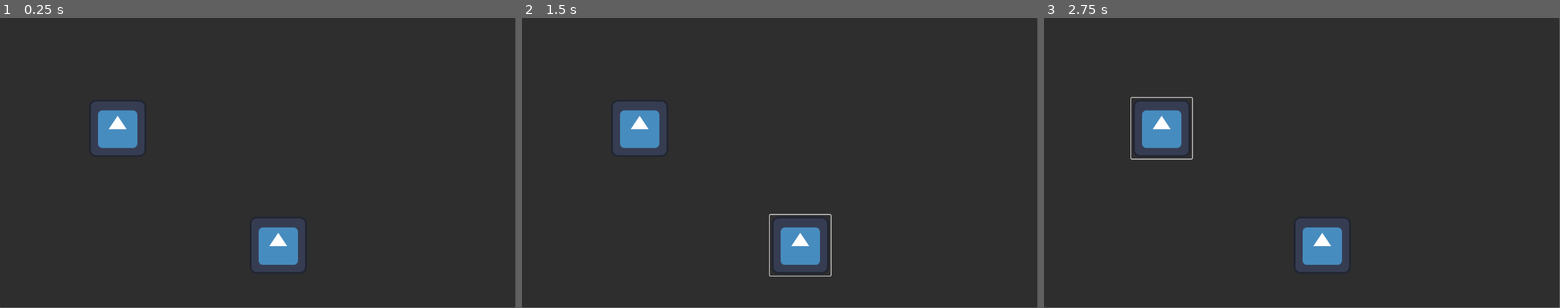
Above: before the commit, frames 1-3 (left to right).
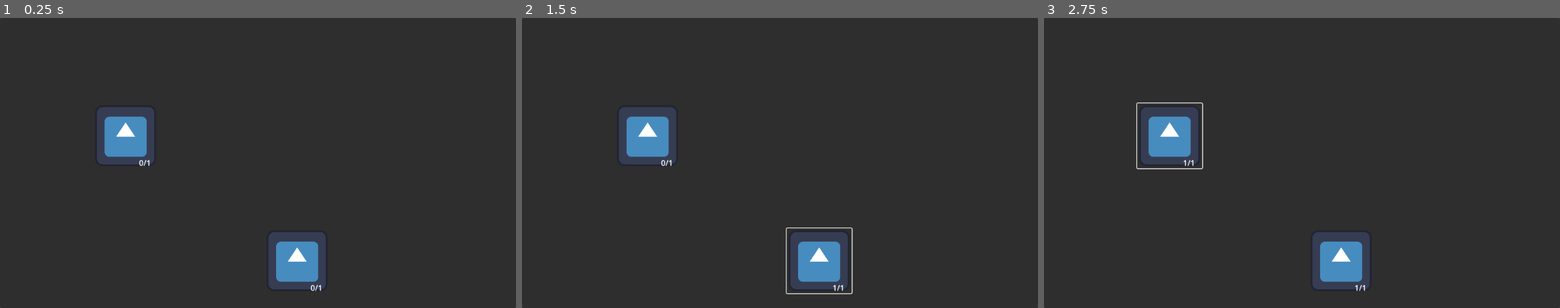
Above: after the commit, the same moments.

Repository: JasonHend/Godot-Skill-Tree
Game: Godot game, scene res://skill_tree.tscn
Same seed, same stepped clock (60 frames per second), same inputs: the game is played once before the commit and once after it. The project has no main scene, so this scene is started directly. The engine's default icon, where the game draws it, is replaced by a stand-in: a white triangle on a blue panel in a dark square.
Inputs (mouse positions are in pixels of both pictures, inside the frame that each line leads up to):
- Up to frame 1 (0.25 s): no input
- Up to frame 2 (1.5 s): click (800, 244) at 0.52 s; click (821, 261) at 1.25 s, where only the run after the commit has a clickable "1/1"
- Up to frame 3 (2.75 s): click (1167, 136) at 2 s, where only the run after the commit has a clickable "0/1"
The window is 799x449 before the commit and 800x450 after it. Grey fills any space a smaller window leaves; there, only what the larger window draws over its background counts as a difference.

The runs differ from the first frame. In frame 1, 4.6% of the frame differs, in the area x 0-100%, y 0-100%; in frame 2, 4.9%; in frame 3, 4.9%.

Commit message:
Finished functionality for saving

Diff:
--- a/skill-tree/project.godot
+++ b/skill-tree/project.godot
@@ -14,6 +14,14 @@
 config/features=PackedStringArray("4.3", "Forward Plus")
 config/icon="res://icon.svg"
 
+[display]
+
+window/size/viewport_width=1080
+window/size/viewport_height=608
+window/size/mode=2
+window/stretch/mode="viewport"
+window/stretch/aspect="expand"
+
 [global_group]
 
 TreeNodes=""
--- a/skill-tree/skill_node.gd
+++ b/skill-tree/skill_node.gd
@@ -5,13 +5,20 @@
 @export var price: int = 0
 @export var times_purchasable: int = 1
 @export var purchasable: bool = false
-@export var skill_refernce: String = "FillIn"
+@export var skill_reference: String = "FillIn"
 
-# Private variables for purchasing nodes
-var _purchased: bool = false
+# Variables for purchasing nodes
+var purchased: bool = false
+var times_purchased: int = 0
 
 # Reference to the tree base
 @onready var _tree_base: Control = get_node("/root/TreeNode")
+
+# Reference to the display text
+@onready var purchase_label: Label = get_node("Label")
+
+func _ready() -> void:
+	purchase_label.text = str(times_purchased) + "/" + str(times_purchasable)
 
 # Makes the children of the current node purchasable
 func make_children_purchasable() -> void:
@@ -19,30 +26,37 @@
 	for _child in _children:
 		if _child is TreeNode:
 			_child.purchasable = true
-			print_debug(_child.purchasable)
 
 # Handles behavior when the node is pressed
 func _on_pressed() -> void:
 	var payment = 10
-	if purchasable and !_purchased and price < payment:
-		if times_purchasable > 1:
-			times_purchasable -= 1
+	if purchasable and !purchased and price < payment:
+		times_purchased += 1
+		if times_purchased < times_purchasable:
+			_tree_base.handle_node_purchase(skill_reference)
+			purchase_label.text = str(times_purchased) + "/" + str(times_purchasable)
 		else:
 			purchasable = false
-			_purchased = true
-			_tree_base.handle_node_purchase(skill_refernce)
+			purchased = true
+			_tree_base.handle_node_purchase(skill_reference)
+			purchase_label.text = str(times_purchased) + "/" + str(times_purchasable)
 			make_children_purchasable()
 
 func save() -> Dictionary:
 	var save_dict = {
-		"filename" : get_scene_file_path(),
-		"parent" : get_parent().get_path(),
-		"pos_x" : position.x,
-		"pos_y" : position.y,
+		"name" : self.name,
 		"price" : price,
 		"times_purchasable" : times_purchasable,
+		"times_purchased" : times_purchased,
 		"purchasable" : purchasable,
-		"skill_refernce" : skill_refernce,
-		"purchased" : _purchased
+		"purchased" : purchased
 	}
 	return save_dict
+
+func load_data(node_data) -> void:
+	self.price = node_data["price"]
+	self.times_purchasable = node_data["times_purchasable"]
+	self.times_purchased = node_data["times_purchased"]
+	self.purchasable = node_data["purchasable"]
+	self.purchased = node_data["purchased"]
+	purchase_label.text = str(times_purchased) + "/" + str(times_purchasable)
--- a/skill-tree/skill_node.tscn
+++ b/skill-tree/skill_node.tscn
@@ -11,4 +11,16 @@
 clip_text = true
 script = ExtResource("2_ugitj")
 
+[node name="Label" type="Label" parent="."]
+layout_mode = 1
+anchors_preset = 3
+anchor_left = 1.0
+anchor_top = 1.0
+anchor_right = 1.0
+anchor_bottom = 1.0
+offset_left = -40.0
+offset_top = -23.0
+grow_horizontal = 0
+grow_vertical = 0
+
 [connection signal="pressed" from="." to="." method="_on_pressed"]
--- a/skill-tree/skill_tree.gd
+++ b/skill-tree/skill_tree.gd
@@ -2,14 +2,28 @@
 
 # Public variables to define how currency is managed and root of tree for saving purposes
 @export var currency: int = 0
-@onready var tree_root: Button = get_node("Panel/Skill Node")
+@onready var tree_root: TreeNode = get_node("Panel/Skill Node")
 
 # Path to save data
 const SAVE_PATH := "user://skilltree.save"
 
+# Private array for dynamic saving and loading of tree
+var _all_nodes: Array
+
 # Load the saved tree on ready
 func _ready() -> void:
+	_get_nodes(tree_root)
 	load_tree()
+
+# Populate all nodes array
+func _get_nodes(start_node: TreeNode) -> void:
+	_all_nodes.append(start_node)
+
+	# Get child nodes and call down to leafs
+	var child_nodes = start_node.get_children()
+	for child in child_nodes:
+		if child is TreeNode:
+			_get_nodes(child)
 
 # Main overload for handling the purchase of nodes
 func handle_node_purchase(skill_reference: String) -> void:
@@ -18,9 +32,6 @@
 			_test_skill_unlocked()
 		_:
 			print_debug("No function assigned with purchased node")
-
-	# Save once a purchase has been made
-	save_tree()
 
 #region Skill Functions
 # INFO Each function in this region is meant to be passed in to handle_node_purchase
@@ -31,41 +42,37 @@
 
 #region Save Logic
 # INFO Functions for saving and loading each nodes state
+# Override default quit behavoir to save needed nodes before termination
+func _notification(what: int) -> void:
+	if what == NOTIFICATION_WM_CLOSE_REQUEST:
+		save_tree()
+		get_tree().quit()
+
 func save_tree() -> void:
-	# Reference to all nodes to be saved
-	var tree_nodes = get_tree().get_nodes_in_group("TreeNodes")
+	# File to save to
+	var save_file: FileAccess = FileAccess.open(SAVE_PATH, FileAccess.WRITE)
 
-	# File to save to
-	var save_file = FileAccess.open(SAVE_PATH, FileAccess.WRITE)
-
-	for node in tree_nodes:
+	for node in _all_nodes:
 		if node.scene_file_path.is_empty() or !node.has_method("save"):
 			continue
 
-		# Call save on each node
+		# Call save
 		var node_data = node.call("save")
 
-		# Format into JSON
+		#Format and write
 		var json_string = JSON.stringify(node_data)
+		save_file.store_line(json_string)
 
-		# Save and close file
-		save_file.store_line(json_string)
-		save_file.close()
+	save_file.close()
 
 func load_tree() -> void:
 	# Check for file exsistance
 	if not FileAccess.file_exists(SAVE_PATH):
 		return
 
-	# Loop through nodes and free the ones that will be loaded
-	var tree_nodes = get_tree().get_nodes_in_group("TreeNodes")
-	for node in tree_nodes:
-		node.queue_free()
-
 	var save_file = FileAccess.open(SAVE_PATH, FileAccess.READ)
 	while save_file.get_position() < save_file.get_length():
 		var json_string = save_file.get_line()
-
 		# JSON class and parsing
 		var json = JSON.new()
 
@@ -73,16 +80,13 @@
 		if not parse_result == OK:
 			continue
 
-		#grab data and load into a new object
+		# Grab data and load into a new object
 		var node_data = json.data
 
-		var new_object = load(node_data["filename"]).instantiate()
-		get_node(node_data["parent"]).add_child(new_object)
-		new_object.position = Vector2(node_data["pos_x"], node_data["pos_y"])
+		# Matching node based on filepath
+		for node in _all_nodes:
+			if node.name == node_data["name"]:
+				node.load_data(node_data)
 
-		for i in node_data.keys():
-			if i == "filename" or i == "parent" or i == "pos_x" or i == "pos_y":
-				continue
-			new_object.set(i, node_data[i])
 	save_file.close()
 #endregion
--- a/skill-tree/skill_tree.tscn
+++ b/skill-tree/skill_tree.tscn
@@ -29,11 +29,10 @@
 price = 1
 purchasable = true
 
-[node name="Skill Node" parent="Panel/Skill Node" instance=ExtResource("1_sknkn")]
+[node name="Skill Node 2" parent="Panel/Skill Node" instance=ExtResource("1_sknkn")]
 layout_mode = 0
 offset_left = -359.0
 offset_top = -262.0
 offset_right = -223.0
 offset_bottom = -126.0
 price = 1
-skill_refernce = "Test"
